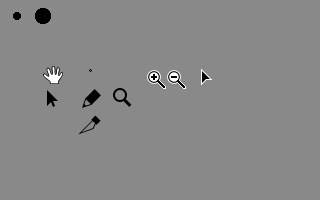
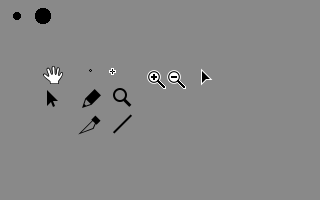
The second (320, 200) image is a revision of the first. Changes to its layers:
added group "cursor_line" with 1 layers in group "cursor" over [109, 68, 116, 75]
added layer "Layer 5" in group "cursor_line" over [109, 68, 116, 75]
added group "icon_line" with 1 layers in group "icons" over [113, 114, 132, 134]
added layer "Rectangle 1" in group "icon_line" over [113, 114, 132, 134]
